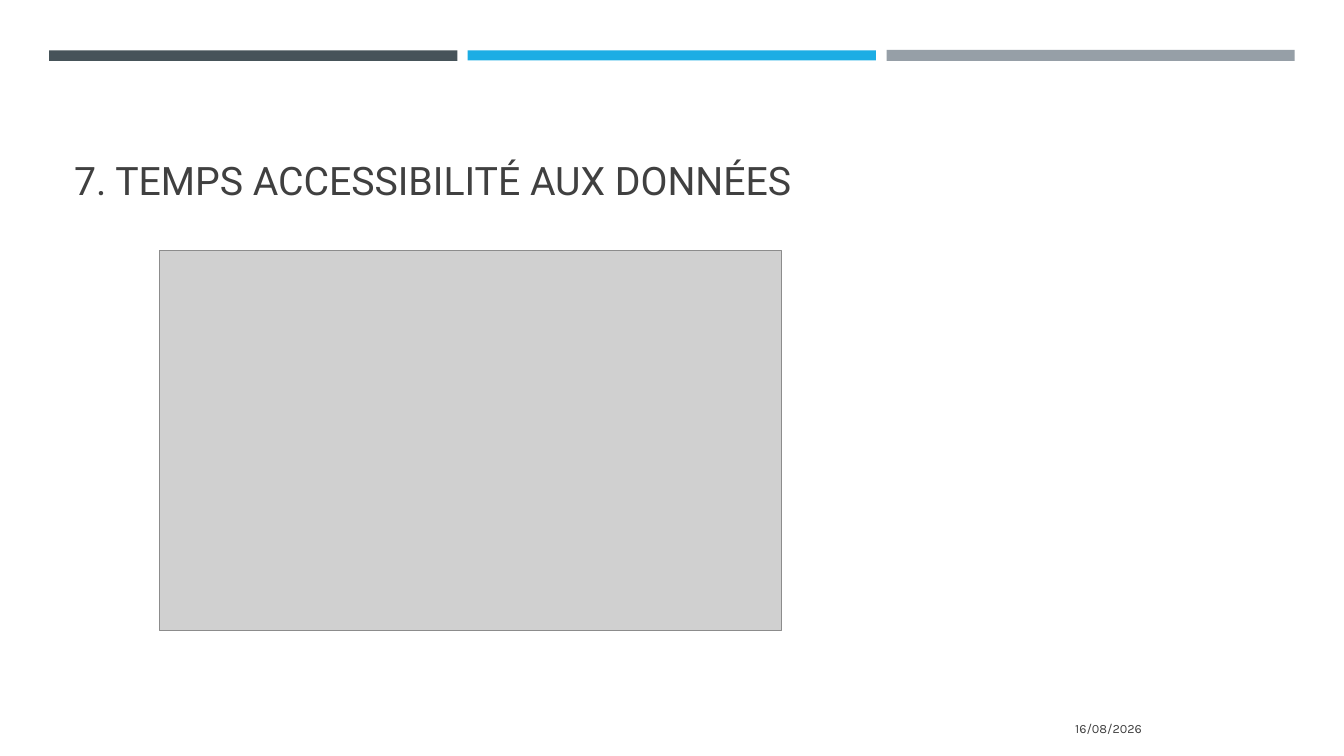
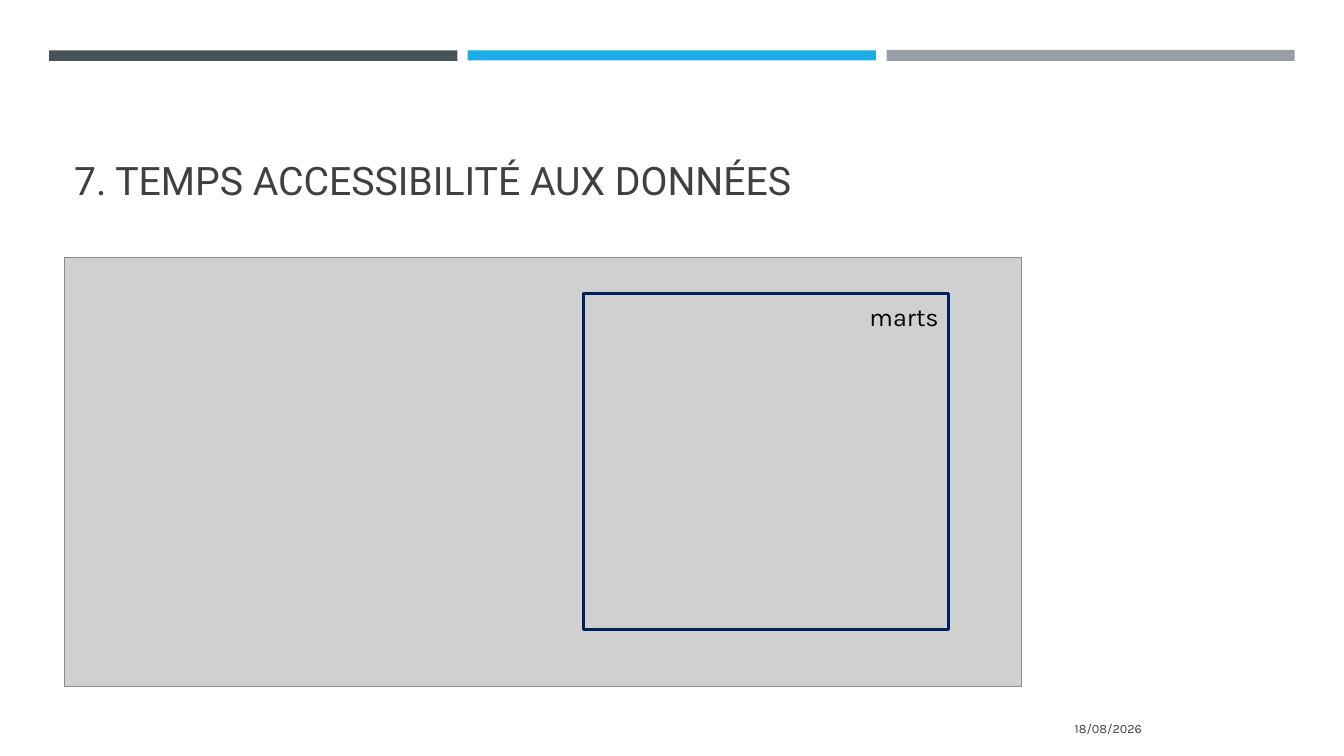
Before and after one commit to Sebules/Project_8_OpenClassrooms_Data_Engineer, a slide deck: slide 18 of ulesie_sebastien_2_presentation_082026.pptx (slide 9 before the commit). Drawn at 1344x756 pixels with LibreOffice and Linux fonts; fonts in the diff are those of the drawing; grey boxes stand for pictures. Boxes give left, top, right and bottom in pixels: in the first picture for what was removed or moved away, otherwise in the second. Text is boxed around its words. In the diff, an @@ line names an element or a change of style, - is before the commit and + after.

```diff
--- a/ulesie_sebastien_2_presentation_082026.pptx
+++ b/ulesie_sebastien_2_presentation_082026.pptx
@@ picture: place and size @@
-picture at box(159, 251, 782, 631)
+picture at box(65, 258, 1022, 687)
@@ rectangle added at box(584, 293, 949, 629), outline #002060 1.75 pt @@
@@ text added at box(869, 310, 938, 327), 18 pt, text #000000 @@
+marts
@@ text at box(1075, 724, 1142, 734): text changed @@
-16/08/2026
+18/08/2026
```
Also in this commit, not shown: 10 other slides changed, 9 slides added, 3 slides removed.
